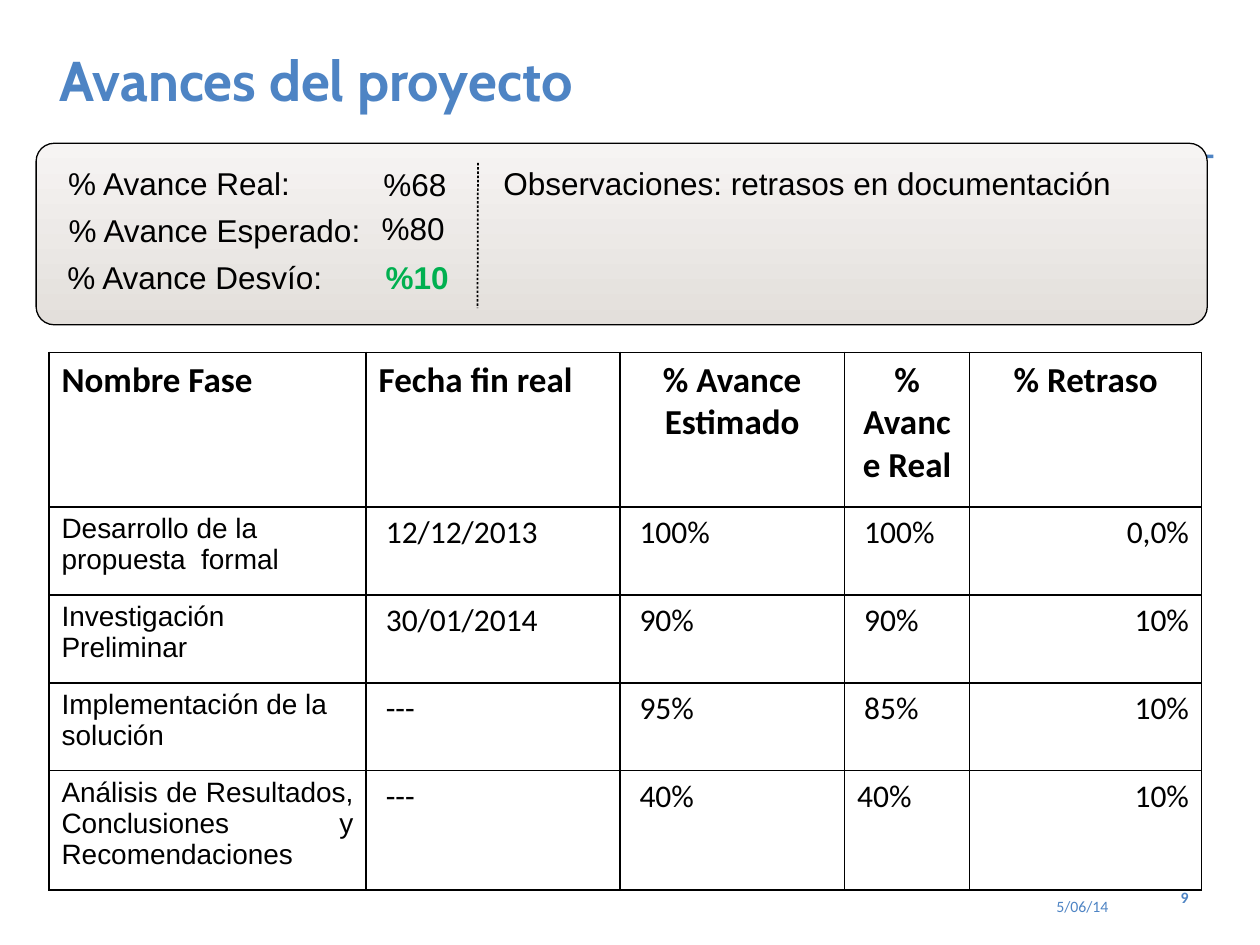
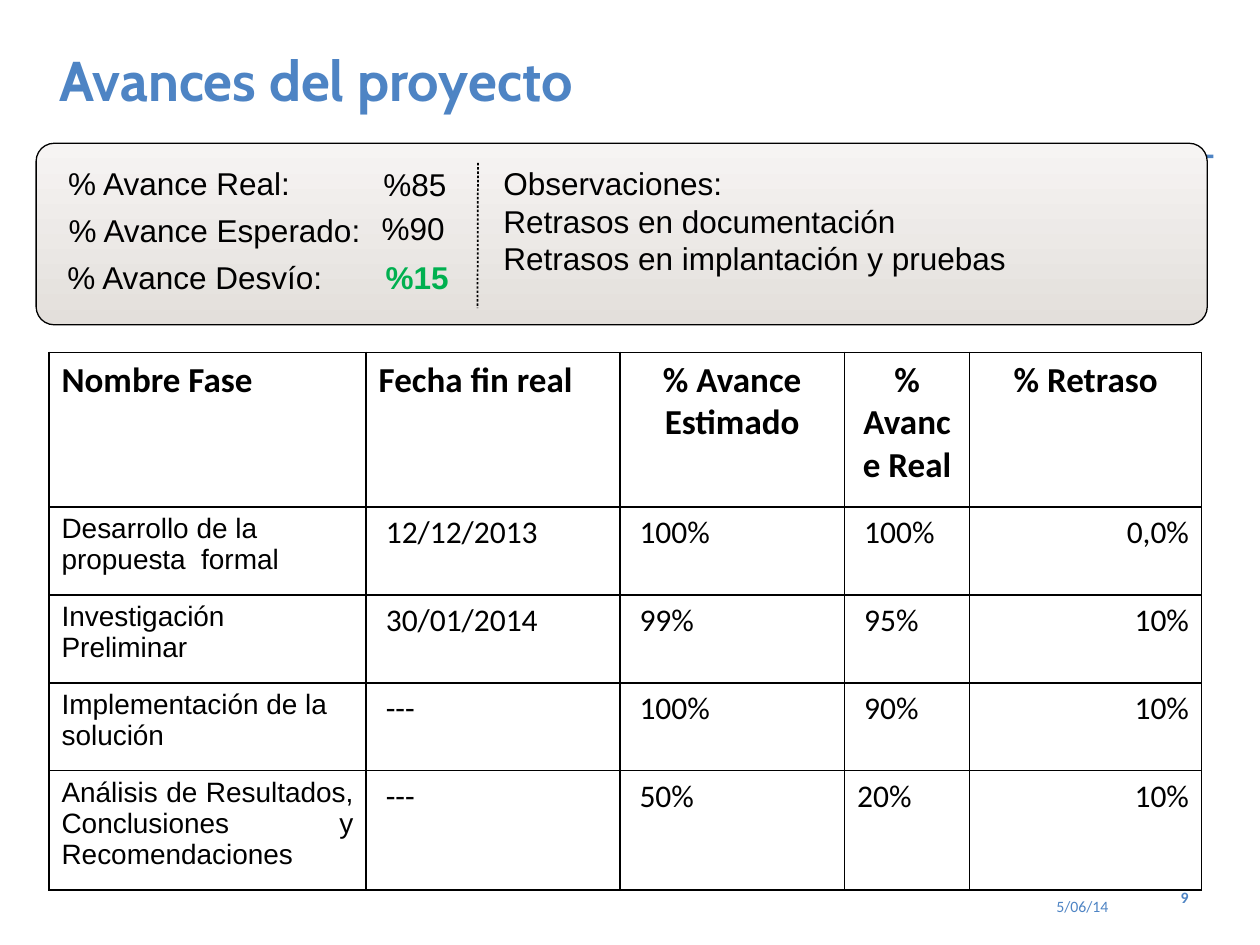
Before and after one commit to wfabricms/tesisDocument, a slide deck: slide 9 of presentacion/Presentacion Tesis 2014 - II.pptx. Drawn at 1260x945 pixels with LibreOffice and Linux fonts; fonts in the diff are those of the drawing. Boxes give left, top, right and bottom in pixels: in the first picture for what was removed or moved away, otherwise in the second. Text is boxed around its words. In the diff, an @@ line names an element or a change of style, - is before the commit and + after.

```diff
--- a/presentacion/Presentacion Tesis 2014 - II.pptx
+++ b/presentacion/Presentacion Tesis 2014 - II.pptx
@@ text at [383, 174, 446, 197]: text changed @@
-%68
+%85
@@ text at [503, 172, 1006, 276]: text changed @@
-Observaciones: retrasos en documentación
+Observaciones:
+Retrasos en documentación
+Retrasos en implantación y pruebas
@@ text at [382, 218, 445, 241]: text changed @@
-%80
+%90
@@ text at [386, 267, 449, 290]: text changed @@
-%10
+%15
@@ table at [49, 353, 1201, 891] @@
-row 3, column 3: 90%
+row 3, column 3: 99%
-row 3, column 4: 90%
+row 3, column 4: 95%
-row 4, column 3: 95%
+row 4, column 3: 100%
-row 4, column 4: 85%
+row 4, column 4: 90%
-row 5, column 3: 40%
+row 5, column 3: 50%
-row 5, column 4: 40%
+row 5, column 4: 20%
```
Also in this commit, not shown: 11 other slides changed, 2 slides added, 22 other files.
